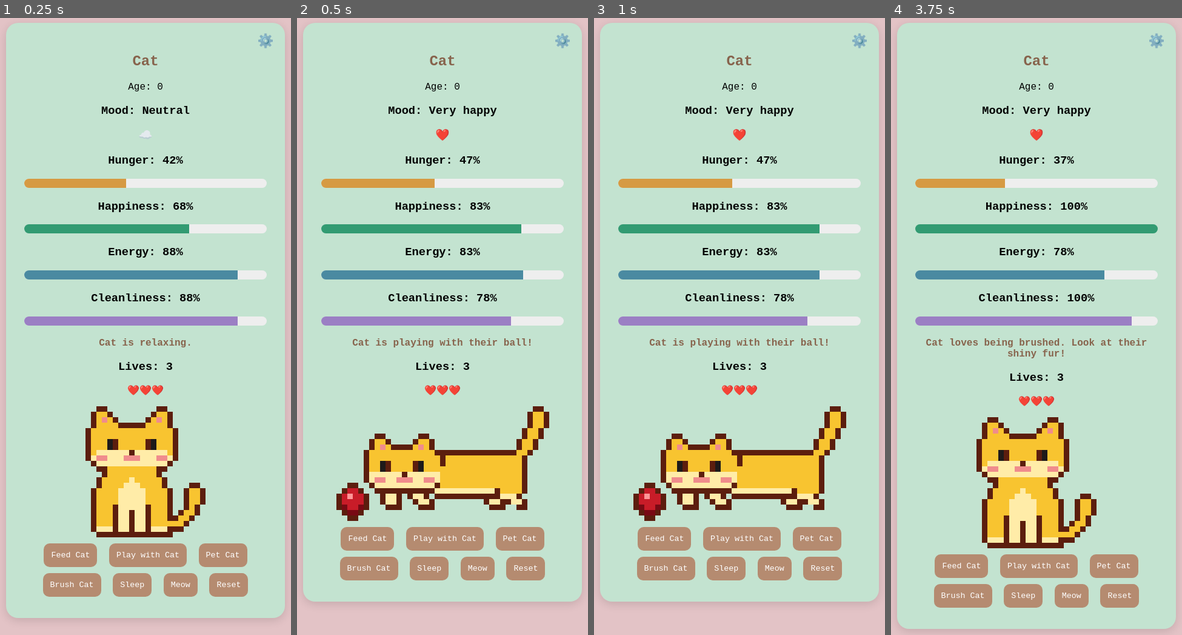
Above: before the commit, frames 1-4 (left to right).
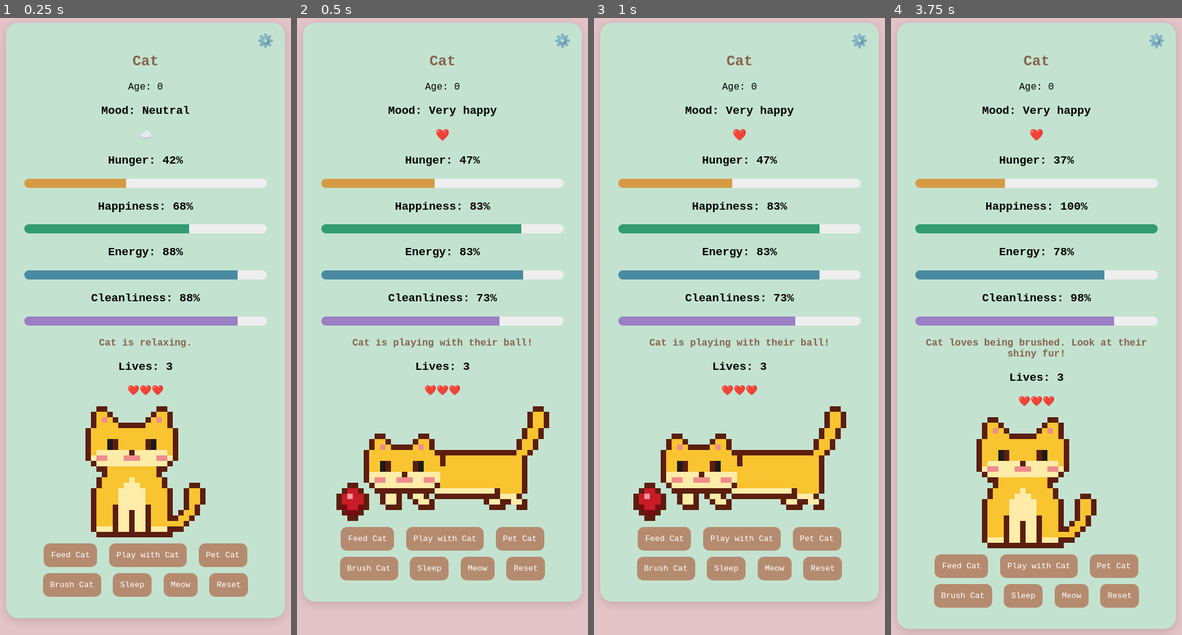
Above: after the commit, the same moments.

Repository: nannaellaraun/cat-game
Game: browser game, page index.html
The game is run twice, just before and just after one commit, with the same random seed, the same clock (stepped at 60 frames per second) and the same inputs.
Inputs:
- Up to frame 1 (0.25 s): no input
- Up to frame 2 (0.5 s): click "Play with Cat" at 0.27 s
- Up to frame 3 (1 s): no input
- Up to frame 4 (3.75 s): click "Feed Cat" at 1.27 s; click "Brush Cat" at 1.87 s; click "Play with Cat" at 2.02 s; click "Pet Cat" at 2.47 s; click "Play with Cat" at 3.07 s; click "Brush Cat" at 3.67 s

Frame 1 is identical in both runs. In frame 2, less than 0.1% of the frame differs, in the area x 64-74%, y 44-50%; in frame 3, less than 0.1%; in frame 4, 0.4%, in the area x 30-83%, y 44-50%.

Commit message:
Make eating and playing lower cleanliness more
Co-Authored-By: Claude Opus 5.5 <noreply@anthropic.com>

Diff:
--- a/game.js
+++ b/game.js
@@ -81,6 +81,7 @@
     cat.hunger = down(cat.hunger, 20);
     cat.happiness = up(cat.happiness, 15);
     cat.energy = up(cat.energy, 5);
+    cat.cleanliness = down(cat.cleanliness, 5); // a bit of food in the fur
     cat.message = cat.name + " enjoyed " + pronoun().possessive + " food!";
   },
   play() {
@@ -88,7 +89,7 @@
     cat.happiness = up(cat.happiness, 15);
     cat.energy = down(cat.energy, 5);
     cat.hunger = up(cat.hunger, 5);
-    cat.cleanliness = down(cat.cleanliness, 10);
+    cat.cleanliness = down(cat.cleanliness, 15); // rolling around gets the fur messy
     cat.message = cat.name + " is playing with " + pronoun().possessive + " ball!";
   },
   sleep() {
